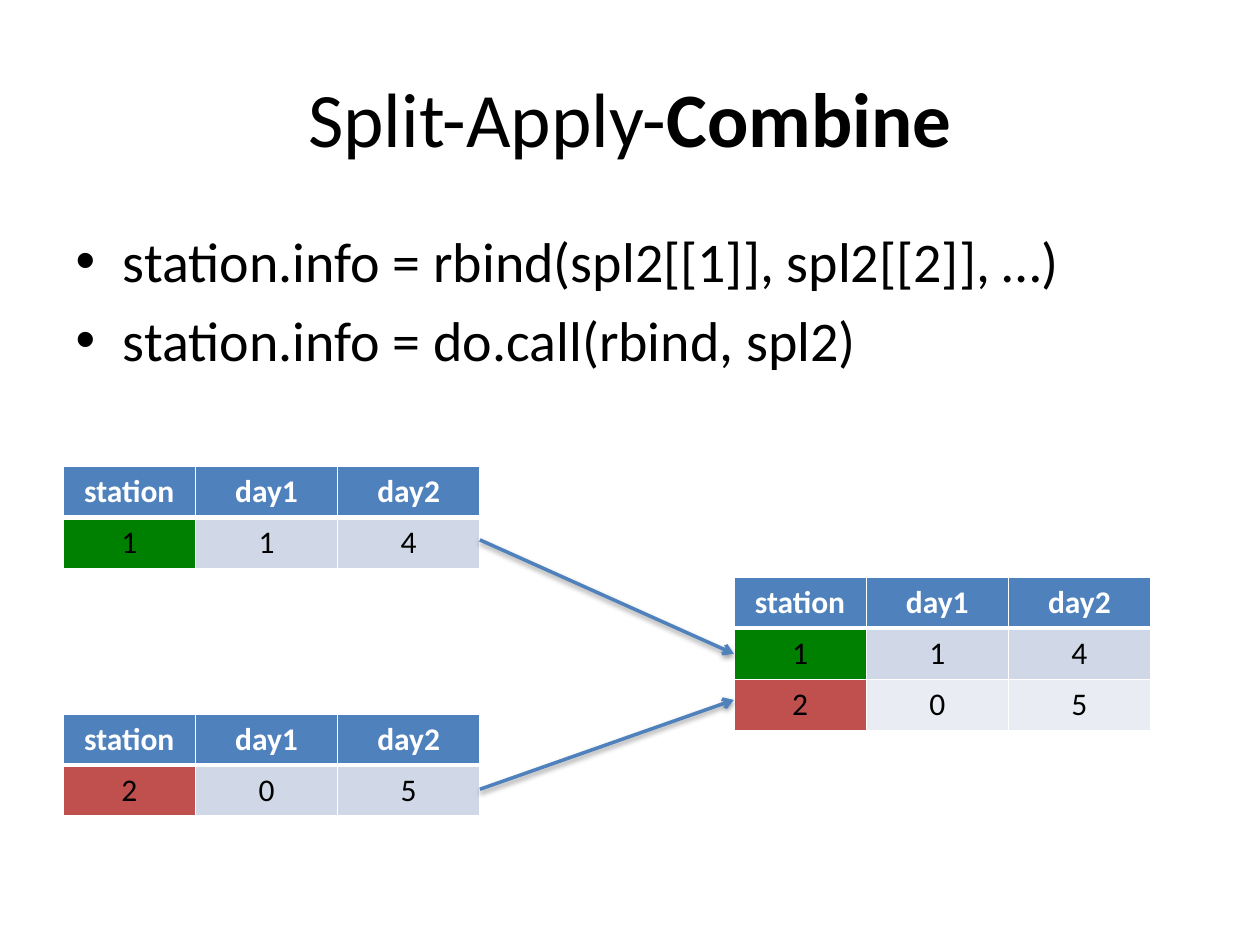
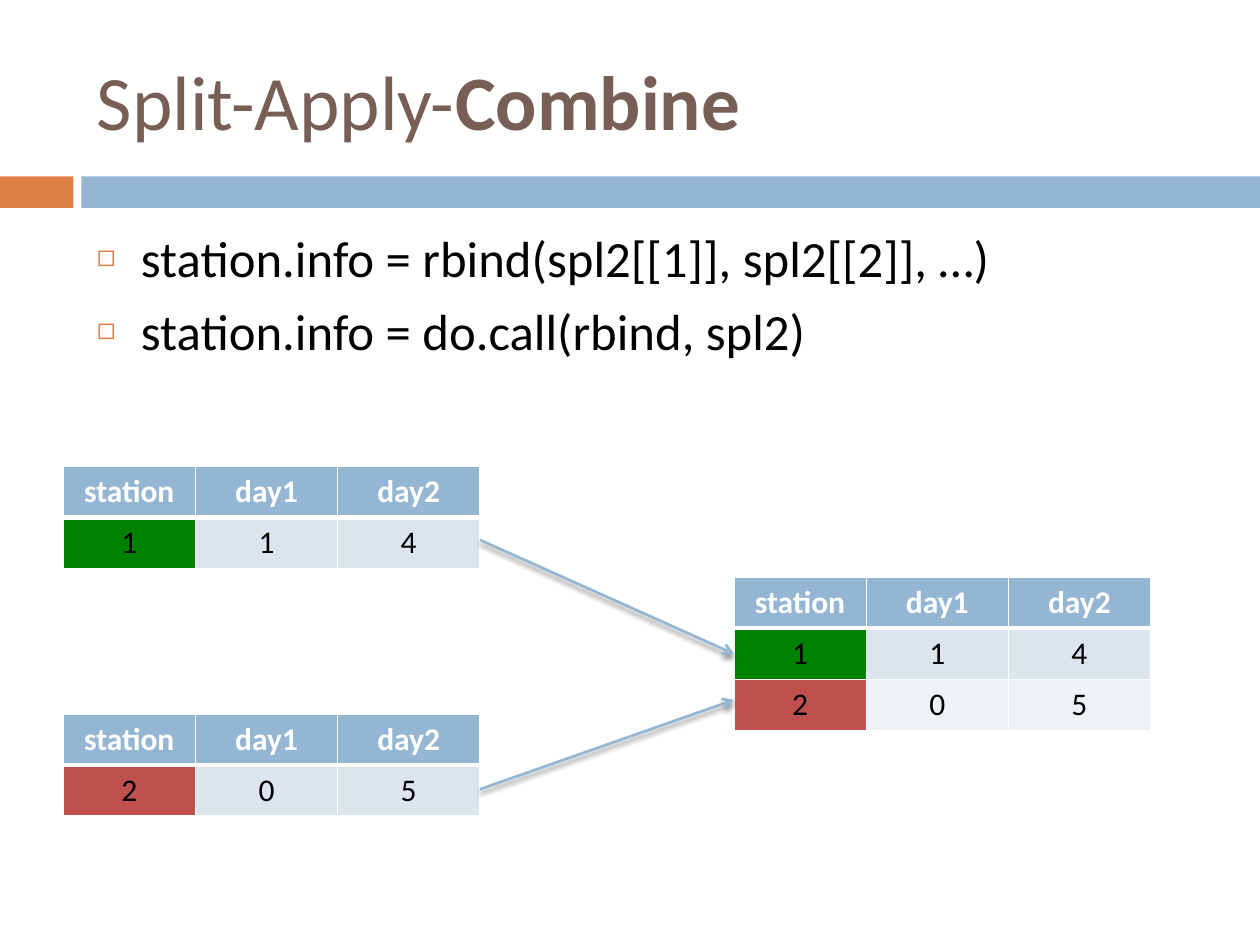
Before and after one commit to IainNZ/ORSoftwareTools2014, a slide deck: slide 10 of IntermediateR/slides.pptx. Drawn at 1260x945 pixels with LibreOffice and Linux fonts; fonts in the diff are those of the drawing. Boxes give left, top, right and bottom in pixels: in the first picture for what was removed or moved away, otherwise in the second. Text is boxed around its words. In the diff, an @@ line names an element or a change of style, - is before the commit and + after.

```diff
--- a/IntermediateR/slides.pptx
+++ b/IntermediateR/slides.pptx
@@ title "Split-Apply-Combine": place and size @@
-title "Split-Apply-Combine" at [308,93,951,160]
+title "Split-Apply-Combine" at [97,76,740,143]
@@ title "Split-Apply-Combine" at [97,76,740,143]: text colour #000000 to #775F55; alignment centre to left @@
@@ rectangle added at [0,176,73,208], fill #DD8047 @@
@@ rectangle added at [82,176,1260,208], fill #94B6D2 @@
@@ text "station.info = rbind(spl2[[1]], spl2[[2]], …)": place and size @@
-text "station.info = rbind(spl2[[1]], spl2[[2]], …)" at [123,241,990,370]
+text "station.info = rbind(spl2[[1]], spl2[[2]], …)" at [141,240,927,359]
@@ text "station.info = rbind(spl2[[1]], spl2[[2]], …)" at [141,240,927,359]: size 32 to 29 pt; bullet • to ◻ @@
@@ table at [63,466,480,568] @@
@@ fill #4F81BD to #94B6D2 in row 1 @@
@@ fill #D0D8E8 to #DCE5EE in 2 cells @@
@@ arrow (480, 539) - (733, 654): stroke #4F81BD 2 pt to #94B6D2 1.5 pt @@
@@ table at [733,577,1150,731] @@
@@ fill #4F81BD to #94B6D2 in row 1 @@
@@ fill #D0D8E8 to #DCE5EE in 2 cells @@
@@ fill #E9EDF4 to #EEF3F7 in 2 cells @@
@@ table at [63,714,480,816] @@
@@ fill #4F81BD to #94B6D2 in row 1 @@
@@ fill #D0D8E8 to #DCE5EE in 2 cells @@
@@ arrow (480, 789) - (733, 701): stroke #4F81BD 2 pt to #94B6D2 1.5 pt @@
```
Also in this commit, not shown: 14 other slides changed, 1 other file.
